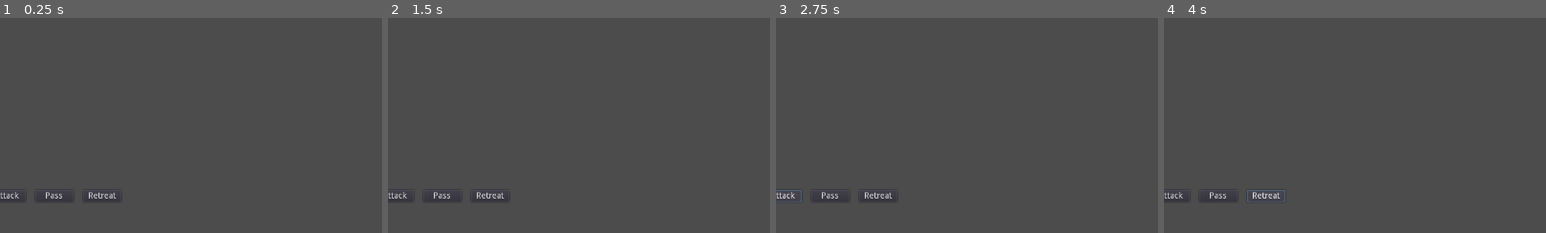
Above: before the commit, frames 1-4 (left to right).
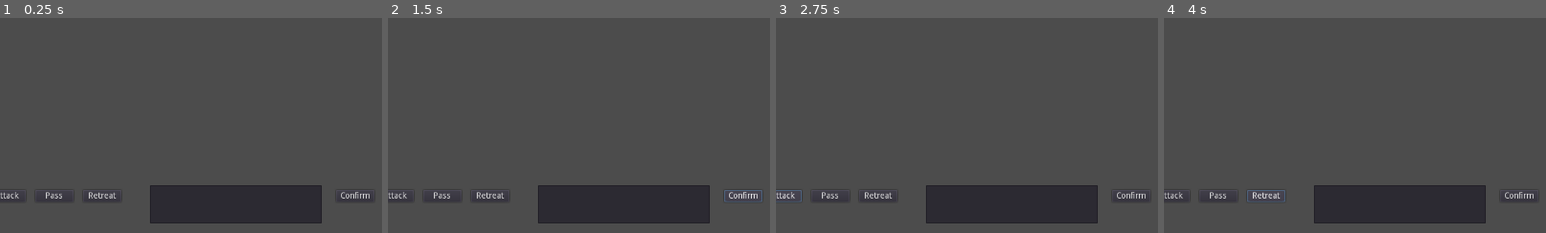
Above: after the commit, the same moments.

Repository: Tech-FZ/Project-Magilica
Game: Godot game, scene res://assets/battle-areas/BattleEnv1/BattleEnv1.tscn
Same seed, same stepped clock (60 frames per second), same inputs: the game is played once before the commit and once after it. The project has no main scene, so this scene is started directly. The engine's default icon, where the game draws it, is replaced by a stand-in: a white triangle on a blue panel in a dark square.
Inputs (mouse positions are % of the whole screen's width and height, from its top left):
- Up to frame 1 (0.25 s): no input
- Up to frame 2 (1.5 s): click (69, 91) at 0.5 s, where only the run after the commit has a clickable "Confirm"; click (69, 91) at 1.25 s, where only the run after the commit has a clickable "Confirm"
- Up to frame 3 (2.75 s): click "Attack" at 2 s
- Up to frame 4 (4 s): click "Pass" at 2.75 s; click "Retreat" at 3.5 s
The pictures show only the part of the screen within x 23-73%, y 50-100%; the shares and areas given below are measured in that part.

The runs differ from the first frame. In frame 1, 8.1% of the frame differs, in the area x 39-97%, y 77-96%; in frame 2, 8.2%, in the area x 39-98%, y 77-96%; in frame 3, 8.1%; in frame 4, 8.1%.
Error after the commit: Invalid get index '0' (on base: 'Array'). (res://assets/battle-areas/BattleEnv1/BattleEnv1.gd:133)

Commit message:
Battle code is prepared

Diff:
--- a/src/assets/battle-areas/BattleEnv1/BattleEnv1.gd
+++ b/src/assets/battle-areas/BattleEnv1/BattleEnv1.gd
@@ -10,6 +10,7 @@
 var magilica_scene_instances = []
 var dragony_scene_instances = []
 var entity_list = []
+var current_attacker = 0
 
 # Called when the node enters the scene tree for the first time.
 func _ready():
@@ -102,7 +103,75 @@
 			dragony_member_pos_x -= 64
 			j = 0
 
+	i = 0
+
+	for magilica_entity in magilica_scene_instances:
+		if magilica_entity == aya_scene.instance():
+			entity_list.append("aya")
+
+	i = 0
+
+	for dragony_entity in dragony_scene_instances:
+		if dragony_entity == suzaku_scene.instance():
+			entity_list.append("suzaku")
+
+	i = 0
+
+	for dragony_entity in dragony_scene_instances:
+		if dragony_entity == genby_scene.instance():
+			entity_list.append("genby")
+
+	i = 0
+
+	for magilica_entity in magilica_scene_instances:
+		if magilica_entity == samurai_scene.instance():
+			entity_list.append("samurai")
+
 
 # Called every frame. 'delta' is the elapsed time since the previous frame.
 func _process(delta):
-	pass
+	if entity_list[current_attacker] == "aya":
+		$CurrentChar.text = "Aya"
+
+		if $AttackBtn.pressed:
+			get_enemies()
+
+		if $ConfirmBtn.pressed and $EnemyList.get_selected_items() != null:
+			var enemy_to_attack = $EnemyList.get_selected_items()[0]
+
+			get_node(enemy_to_attack).health -= 75
+
+			if get_node(enemy_to_attack).health <= 0:
+				remove_child(get_node(enemy_to_attack))
+
+			if current_attacker < len(entity_list):
+				current_attacker += 1
+
+			else:
+				current_attacker = 0
+
+	elif entity_list[current_attacker] == "suzaku":
+		var to_be_attacked = rand_range(4, get_child_count())
+
+		get_child(int(to_be_attacked)).health -= 200
+
+		if get_child(int(to_be_attacked)).health <= 0:
+			remove_child(get_child(int(to_be_attacked)))
+
+		if current_attacker < len(entity_list):
+				current_attacker += 1
+
+		else:
+			current_attacker = 0
+
+func get_enemies():
+	var i = 4
+
+	while i < get_child_count():
+		if get_child(i).name.begins_with("Suzaku"):
+			$EnemyList.add_item(get_child(i).name)
+
+		elif get_child(i).name.begins_with("Genby"):
+			$EnemyList.add_item(get_child(i).name)
+
+		i += 1
--- a/src/assets/battle-areas/BattleEnv1/BattleEnv1.tscn
+++ b/src/assets/battle-areas/BattleEnv1/BattleEnv1.tscn
@@ -32,3 +32,16 @@
 margin_right = 496.0
 margin_bottom = 668.0
 text = "Retreat"
+
+[node name="ConfirmBtn" type="Button" parent="."]
+margin_left = 856.0
+margin_top = 648.0
+margin_right = 920.0
+margin_bottom = 668.0
+text = "Confirm"
+
+[node name="EnemyList" type="ItemList" parent="."]
+margin_left = 544.0
+margin_top = 640.0
+margin_right = 832.0
+margin_bottom = 704.0
Not shown, changed: CHANGELOG.md
